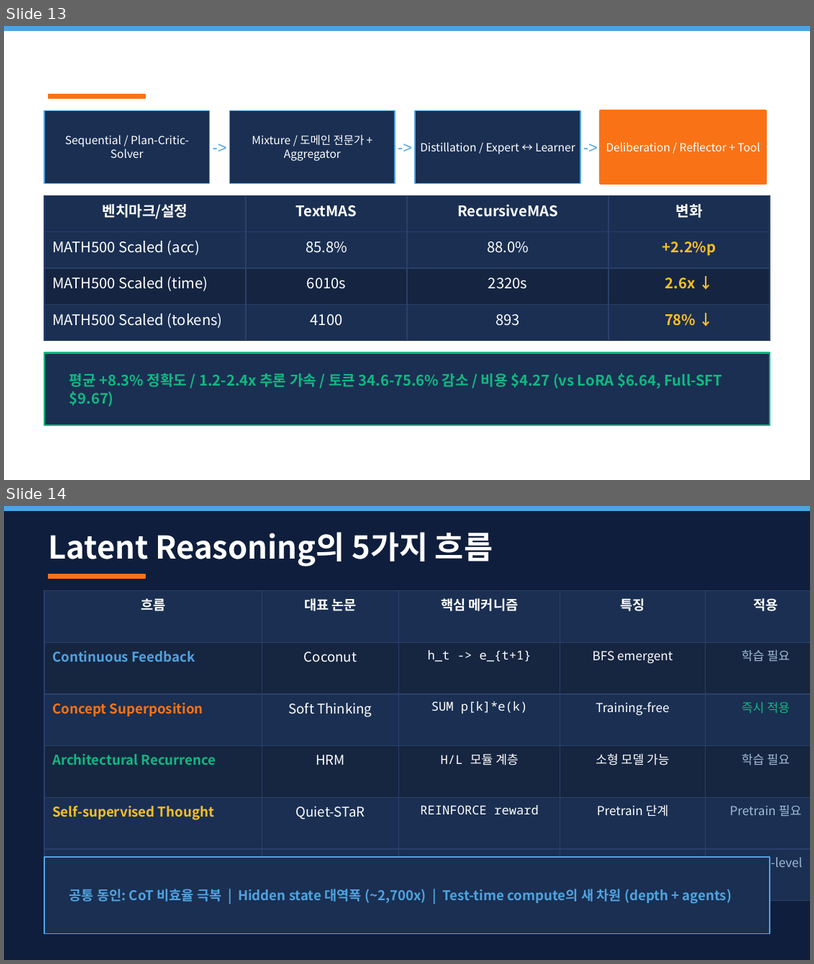
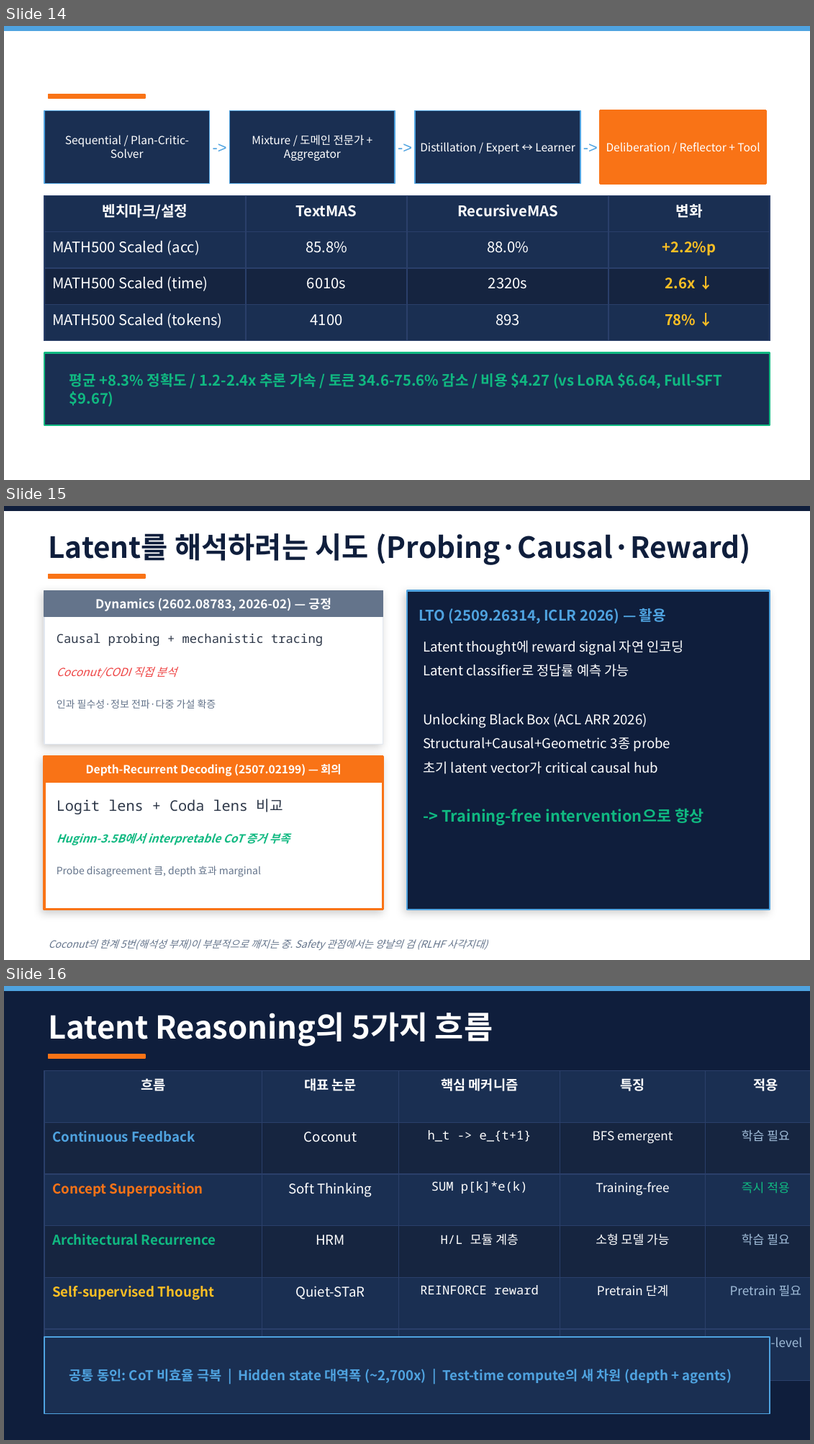
Before and after one commit to you-genie/auto_research, a slide deck: 2026-05-08-latent-reasoning/latent-reasoning-presentation.pptx. Shown one above the other, each under a label of ours: slides 13 and 14 before the commit, slides 14, 15 and 16 after it. The pictures are 814x964 and 814x1444 pixels, drawn with LibreOffice and Linux fonts; fonts in the diff are those of the drawing. Boxes give left, top, right and bottom in pixels: in the first picture for what was removed or moved away, otherwise in the second. Text is boxed around its words. In the diff, an @@ line names an element or a change of style, - is before the commit and + after.

```diff
--- a/2026-05-08-latent-reasoning/latent-reasoning-presentation.pptx
+++ b/2026-05-08-latent-reasoning/latent-reasoning-presentation.pptx
@@ slide 15 added at (x1=4, y1=506, x2=810, y2=960), background #FFFFFF @@
@@ rectangle added at (x1=4, y1=506, x2=810, y2=511), fill #0F1E3C, outline #0F1E3C 1 pt @@
@@ text added at (x1=49, y1=533, x2=751, y2=565), 26 pt, text #0F1E3C, bold @@
+Latent를 해석하려는 시도 (Probing·Causal·Reward)
@@ rectangle added at (x1=44, y1=591, x2=383, y2=744), fill #FFFFFF, outline #E2E8F0 1 pt @@
@@ rectangle added at (x1=44, y1=591, x2=383, y2=616), fill #64748B, outline #64748B 1 pt @@
@@ rectangle added at (x1=49, y1=574, x2=145, y2=578), fill #F97316, outline #F97316 1 pt @@
@@ rectangle added at (x1=407, y1=591, x2=770, y2=909), fill #0F1E3C, outline #4FA3E0 1.5 pt @@
@@ text added at (x1=95, y1=597, x2=332, y2=611), 11 pt, text #FFFFFF, bold @@
+Dynamics (2602.08783, 2026-02) — 긍정
@@ text added at (x1=419, y1=608, x2=666, y2=623), 13 pt, text #4FA3E0, bold @@
+LTO (2509.26314, ICLR 2026) — 활용
@@ text added at (x1=57, y1=633, x2=323, y2=646), 11 pt, text #2D3748 @@
+Causal probing + mechanistic tracing
@@ text added at (x1=423, y1=640, x2=684, y2=655), 12 pt, text #FFFFFF @@
+Latent thought에 reward signal 자연 인코딩
@@ text added at (x1=57, y1=667, x2=177, y2=678), 10 pt, text #EF4444, italic @@
+Coconut/CODI 직접 분석
@@ text added at (x1=423, y1=664, x2=630, y2=677), 12 pt, text #FFFFFF @@
+Latent classifier로 정답률 예측 가능
@@ text added at (x1=57, y1=699, x2=216, y2=708), 9 pt, text #64748B @@
+인과 필수성·정보 전파·다중 가설 확증
@@ text added at (x1=423, y1=713, x2=648, y2=728), 12 pt, text #FFFFFF @@
+Unlocking Black Box (ACL ARR 2026)
@@ text added at (x1=423, y1=737, x2=671, y2=752), 12 pt, text #FFFFFF @@
+Structural+Causal+Geometric 3종 probe
@@ rectangle added at (x1=44, y1=756, x2=383, y2=909), fill #FFFFFF, outline #F97316 2 pt @@
@@ rectangle added at (x1=44, y1=756, x2=383, y2=782), fill #F97316, outline #F97316 1 pt @@
@@ text added at (x1=86, y1=764, x2=342, y2=776), 10 pt, text #FFFFFF, bold @@
+Depth-Recurrent Decoding (2507.02199) — 회의
@@ text added at (x1=423, y1=761, x2=658, y2=774), 12 pt, text #FFFFFF @@
+초기 latent vector가 critical causal hub
@@ text added at (x1=57, y1=798, x2=283, y2=814), 13 pt, text #2D3748 @@
+Logit lens + Coda lens 비교
@@ text added at (x1=442, y1=808, x2=704, y2=825), 14 pt, text #10B981, bold @@
+-> Training-free intervention으로 향상
@@ text added at (x1=57, y1=833, x2=291, y2=845), 10 pt, text #10B981, bold, italic @@
+Huginn-3.5B에서 interpretable CoT 증거 부족
@@ text added at (x1=57, y1=865, x2=261, y2=877), 9 pt, text #64748B @@
+Probe disagreement 큼, depth 효과 marginal
@@ text added at (x1=49, y1=939, x2=488, y2=950), 9 pt, text #64748B, italic @@
+Coconut의 한계 5번(해석성 부재)이 부분적으로 깨지는 중. Safety 관점에서는 양날의 검 (RLHF 사각지대)
@@ what was slide 13 is now slide 14 @@
@@ what was slide 14 is now slide 16 @@
```
Also in this commit, not shown: 1 other slide added, 2 other files.
